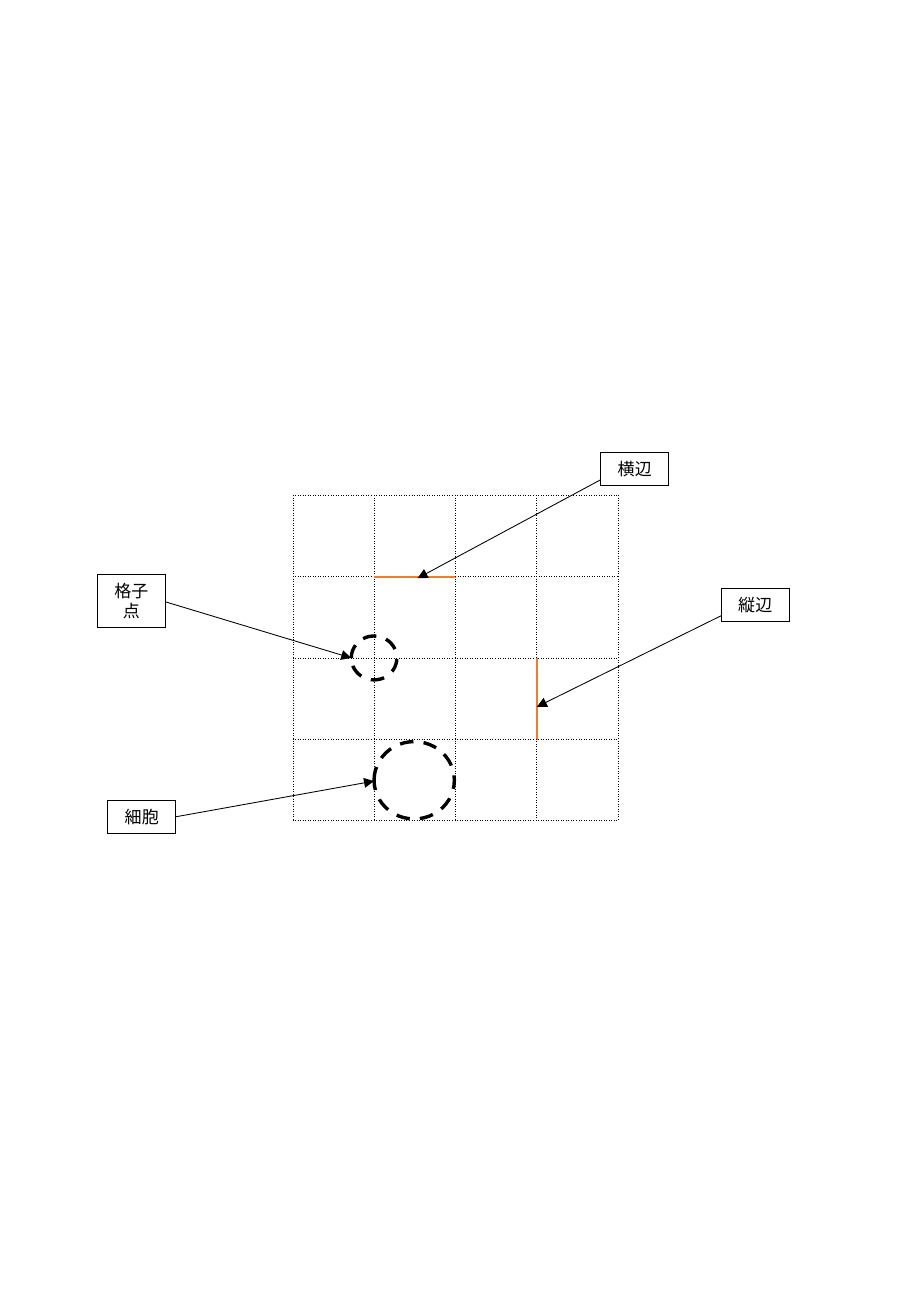
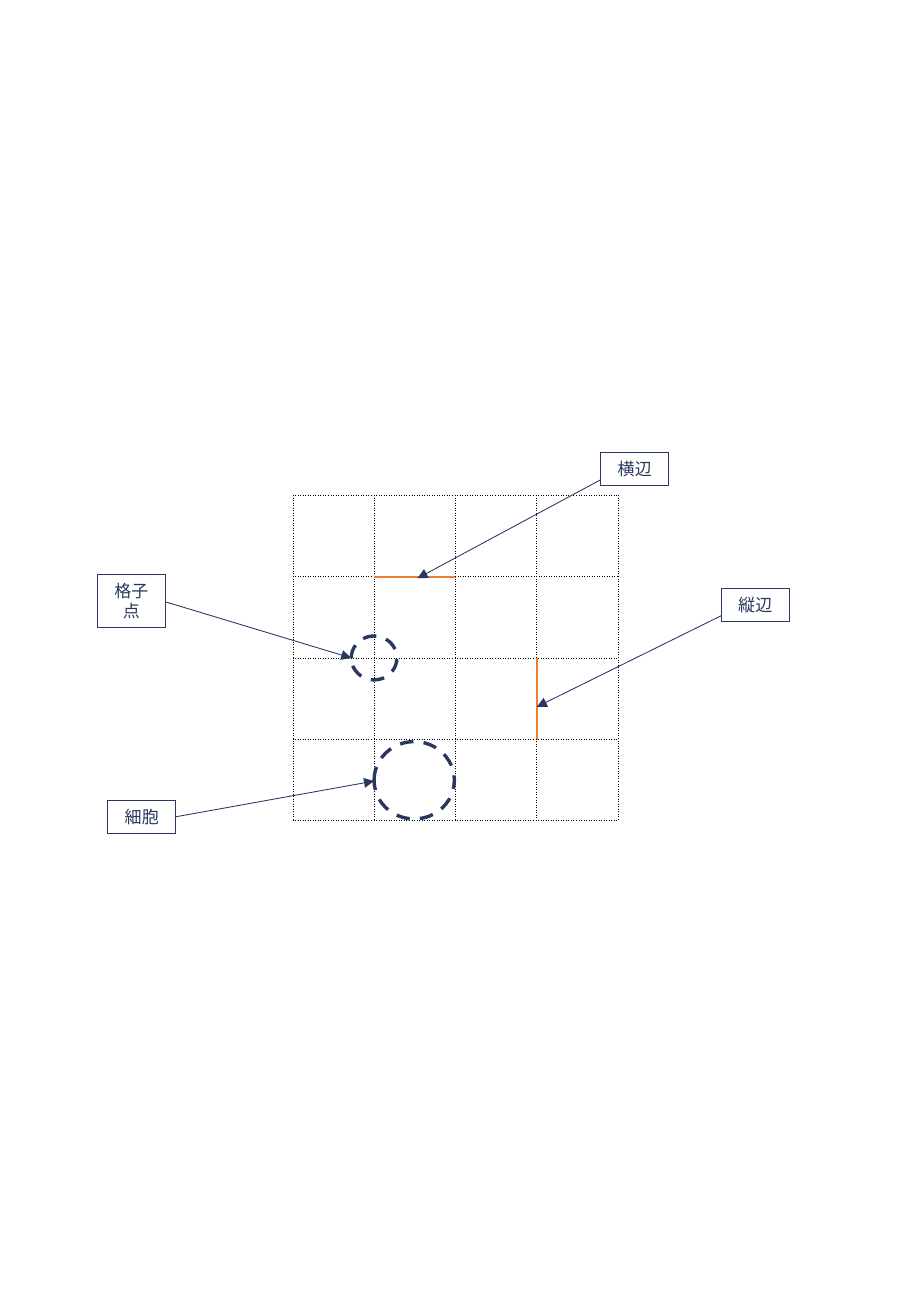
Before and after one commit to itkmaingit/Graduation_Thesis, a slide deck: slide 4 of making/forSVG.pptx. Drawn at 911x1316 pixels with LibreOffice and Linux fonts; fonts in the diff are those of the drawing. Boxes give left, top, right and bottom in pixels: in the first picture for what was removed or moved away, otherwise in the second. Text is boxed around its words. In the diff, an @@ line names an element or a change of style, - is before the commit and + after.

```diff
--- a/making/forSVG.pptx
+++ b/making/forSVG.pptx
@@ arrow (601, 480) - (418, 578): stroke #000000 0.5 pt to #28385E 0.5 pt @@
@@ arrow (165, 602) - (351, 658): stroke #000000 0.5 pt to #28385E 0.5 pt @@
@@ arrow (722, 616) - (537, 707): stroke #000000 0.5 pt to #28385E 0.5 pt @@
@@ ellipse at (351, 636, 397, 680): outline #000000 2 pt dashed to #28385E 2 pt dashed @@
@@ ellipse at (374, 741, 454, 819): outline #000000 2 pt dashed to #28385E 2 pt dashed @@
@@ text colour #000000 to #28385E; outline #000000 0.75 pt to #28385E 0.75 pt in 4 elements at (601, 452, 669, 485), (722, 588, 790, 621), (97, 575, 165, 628), (108, 800, 176, 833) @@
@@ arrow (176, 816) - (374, 781): stroke #000000 0.5 pt to #28385E 0.5 pt @@
```
Also in this commit, not shown: 9 other slides changed, 12 slides added, 4 slides removed.
